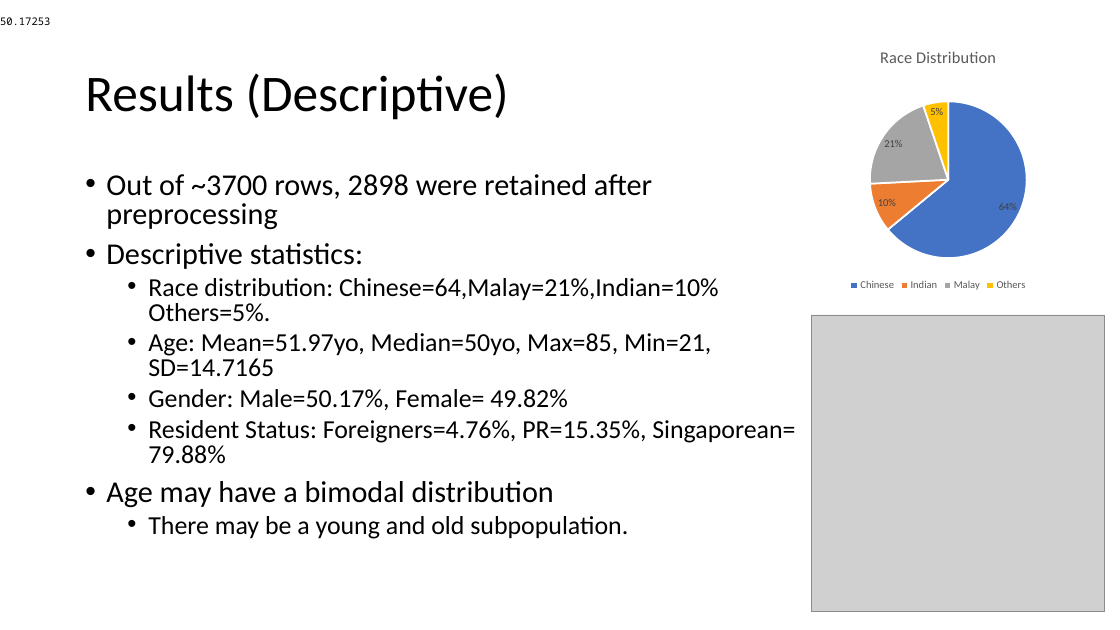
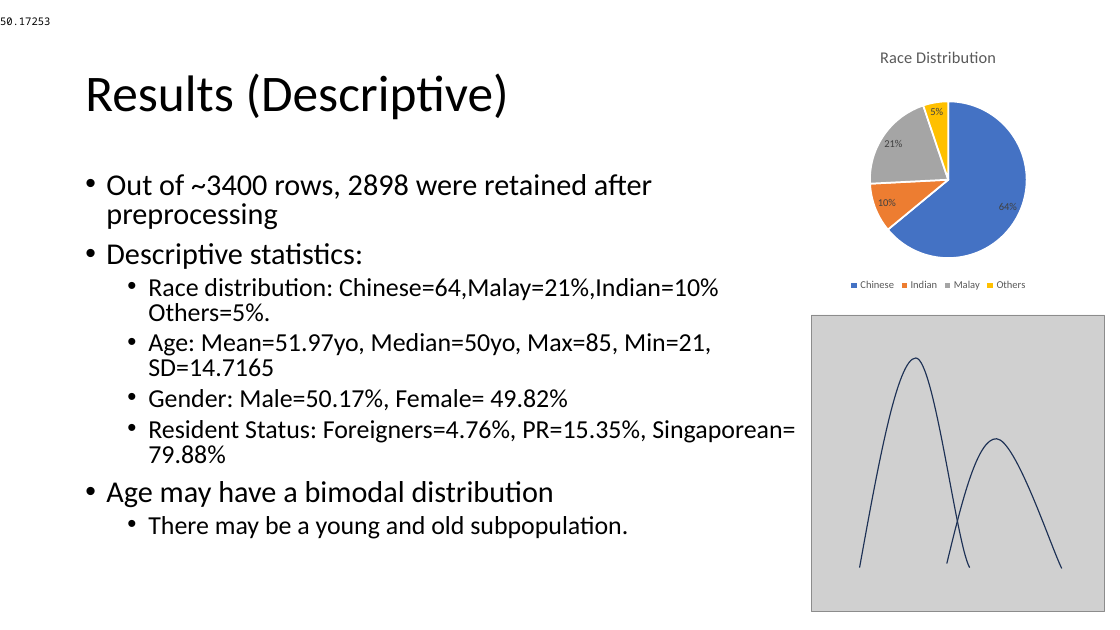
Before and after one commit to Seantok1990/rwe_tech_assignment, a slide deck: slide 8 of Presentation for Holmusk.pptx. Drawn at 1120x630 pixels with LibreOffice and Linux fonts; fonts in the diff are those of the drawing; grey boxes stand for pictures. Boxes give left, top, right and bottom in pixels: in the first picture for what was removed or moved away, otherwise in the second. Text is boxed around its words. In the diff, an @@ line names an element or a change of style, - is before the commit and + after.

```diff
--- a/Presentation for Holmusk.pptx
+++ b/Presentation for Holmusk.pptx
@@ text at (106, 174, 652, 230): text changed @@
-• Out of ~3700 rows, 2898 were retained after preprocessing
+• Out of ~3400 rows, 2898 were retained after preprocessing
@@ freeform shape added at (860, 358, 970, 568), outline #1E3256 1 pt @@
@@ freeform shape added at (947, 439, 1062, 568), outline #1E3256 1 pt @@
```
Also in this commit, not shown: 4 other slides changed.
